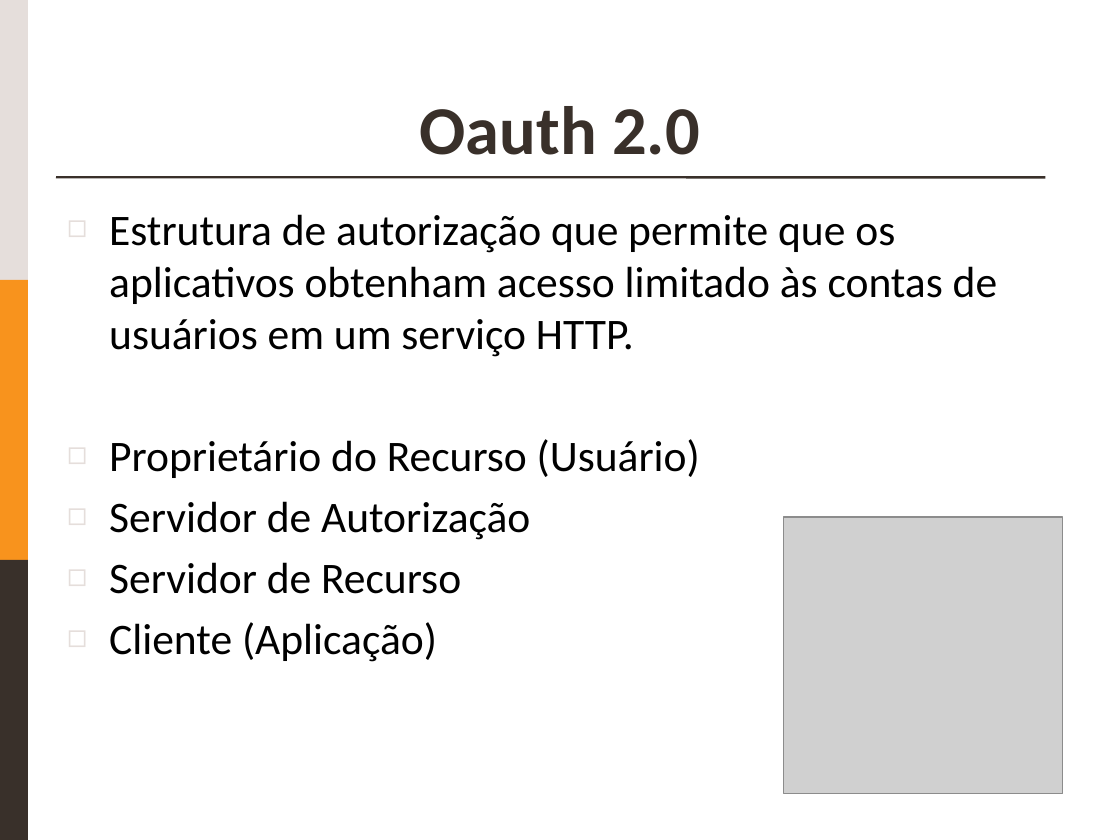
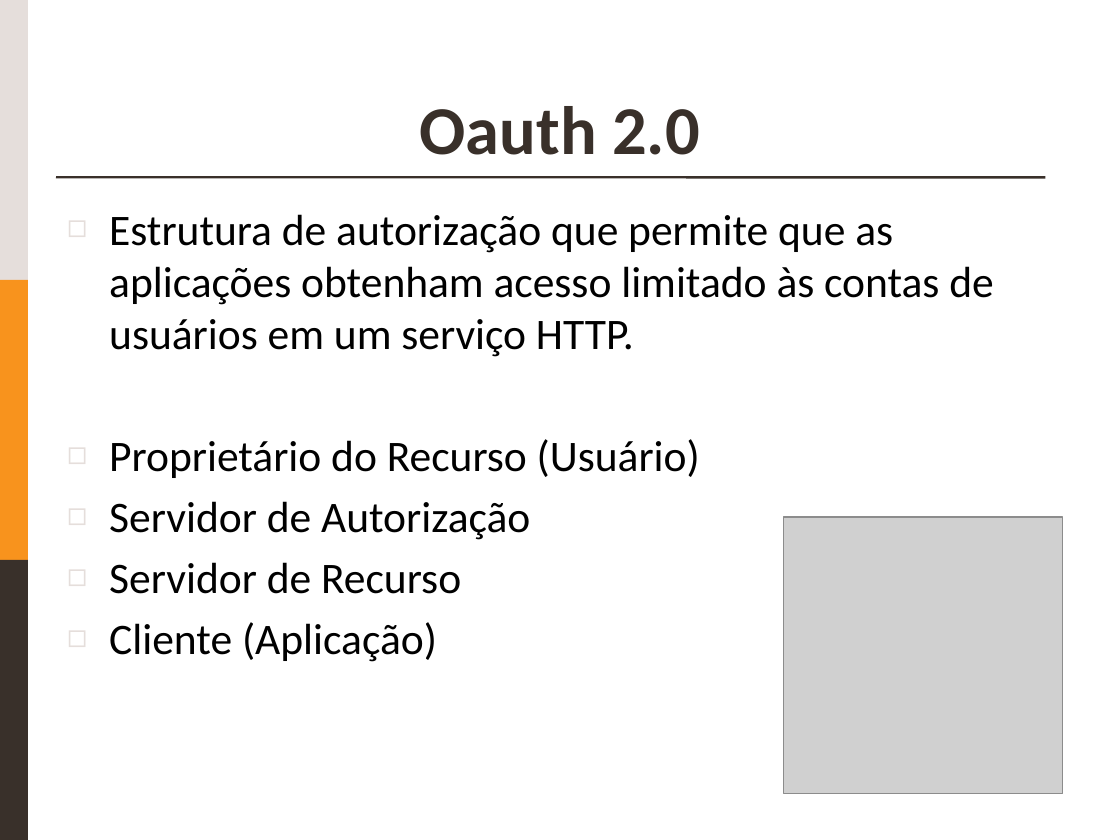
Before and after one commit to egrocha/LEI-1819, a slide deck: slide 3 of Checkpoint 1.pptx. Drawn at 1120x840 pixels with LibreOffice and Linux fonts; fonts in the diff are those of the drawing; grey boxes stand for pictures. Boxes give left, top, right and bottom in pixels: in the first picture for what was removed or moved away, otherwise in the second. Text is boxed around its words. In the diff, an @@ line names an element or a change of style, - is before the commit and + after.

```diff
--- a/Checkpoint 1.pptx
+++ b/Checkpoint 1.pptx
@@ text at [109, 214, 993, 357]: text changed @@
-◻ Estrutura de autorização que permite que os aplicativos obtenham acesso limitado às contas de usuários em um serviço HTTP.
+◻ Estrutura de autorização que permite que as aplicações obtenham acesso limitado às contas de usuários em um serviço HTTP.
```
Also in this commit, not shown: 1 other slide changed.
